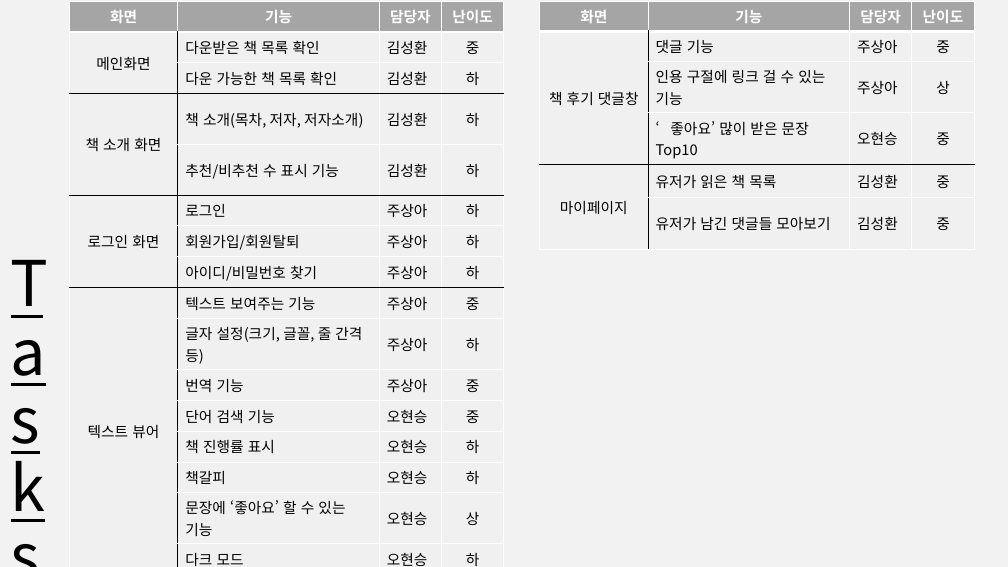
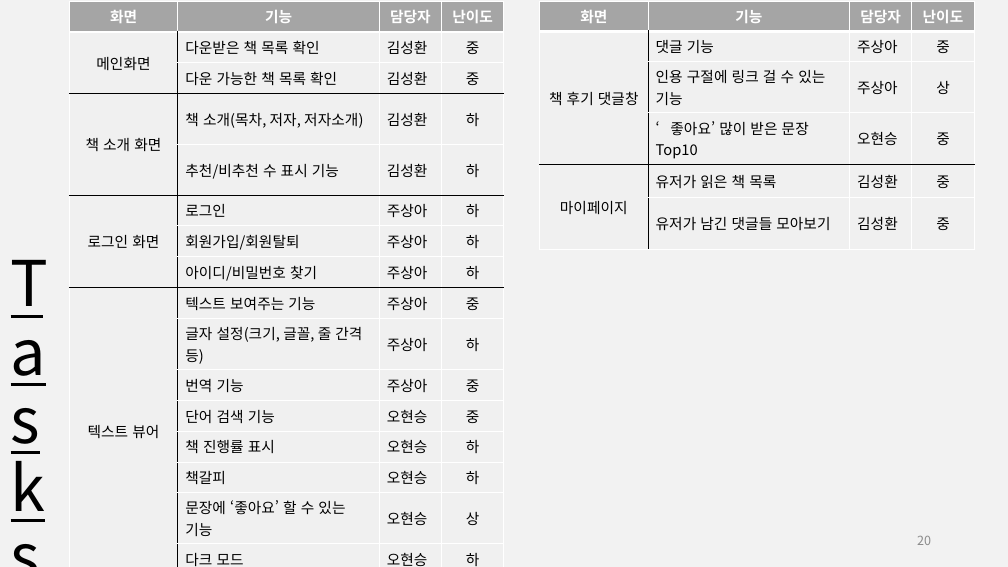
Before and after one commit to 888pocket/social-readbook-app, a slide deck: slide 20 of 보고서/사용자인터페이스(나) 제안발표ppt_3code.pptx. Drawn at 1008x567 pixels with LibreOffice and Linux fonts; fonts in the diff are those of the drawing. Boxes give left, top, right and bottom in pixels: in the first picture for what was removed or moved away, otherwise in the second. Text is boxed around its words. In the diff, an @@ line names an element or a change of style, - is before the commit and + after.

```diff
--- a/보고서/사용자인터페이스(나) 제안발표ppt_3code.pptx
+++ b/보고서/사용자인터페이스(나) 제안발표ppt_3code.pptx
@@ table at [70,1,504,567] @@
-row 3, column 4: 하
+row 3, column 4: 중
@@ page number added at [917,536,931,545], 12 pt, text #8C8C8C @@
+20
```
Also in this commit, not shown: 18 other slides changed.
